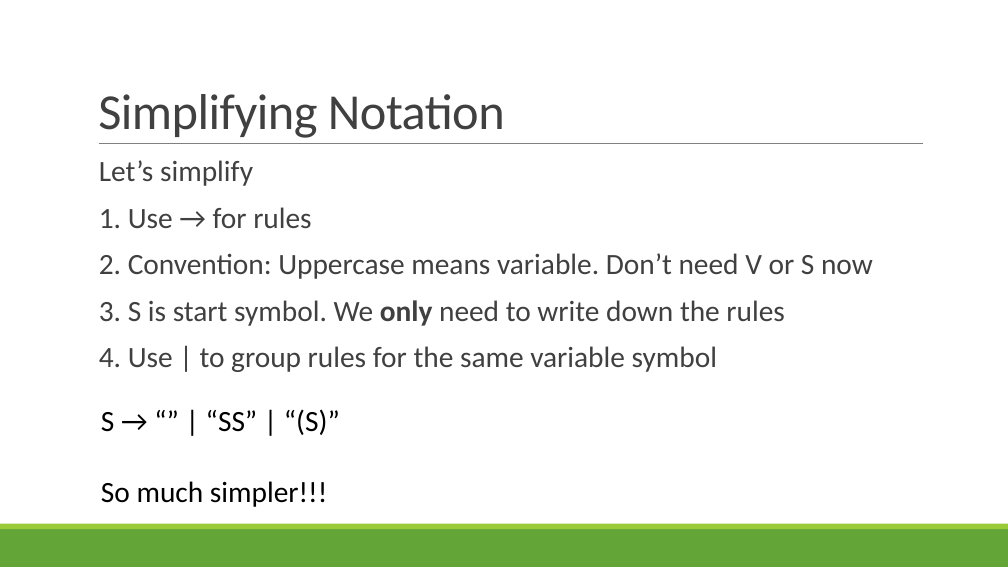
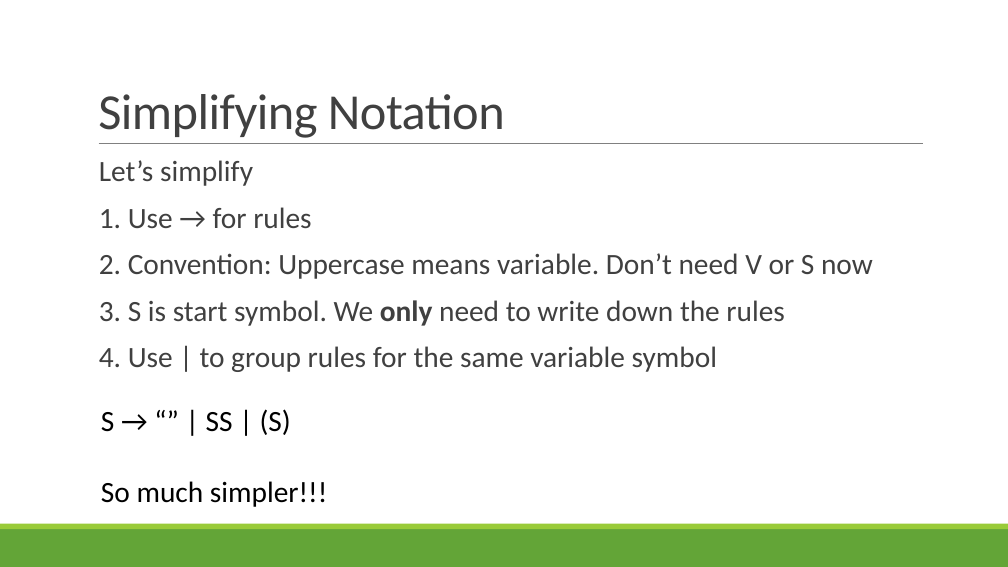
Before and after one commit to rbohrer/pl-course, a slide deck: slide 45 of LectureSlides/03Parsing.pptx. Drawn at 1008x567 pixels with LibreOffice and Linux fonts; fonts in the diff are those of the drawing. Boxes give left, top, right and bottom in pixels: in the first picture for what was removed or moved away, otherwise in the second. Text is boxed around its words. In the diff, an @@ line names an element or a change of style, - is before the commit and + after.

```diff
--- a/LectureSlides/03Parsing.pptx
+++ b/LectureSlides/03Parsing.pptx
@@ text at box(101, 409, 291, 435): text changed @@
-  S → “” | “SS” | “(S)”
+  S → “” | SS | (S)
```
Also in this commit, not shown: 10 other slides changed.
